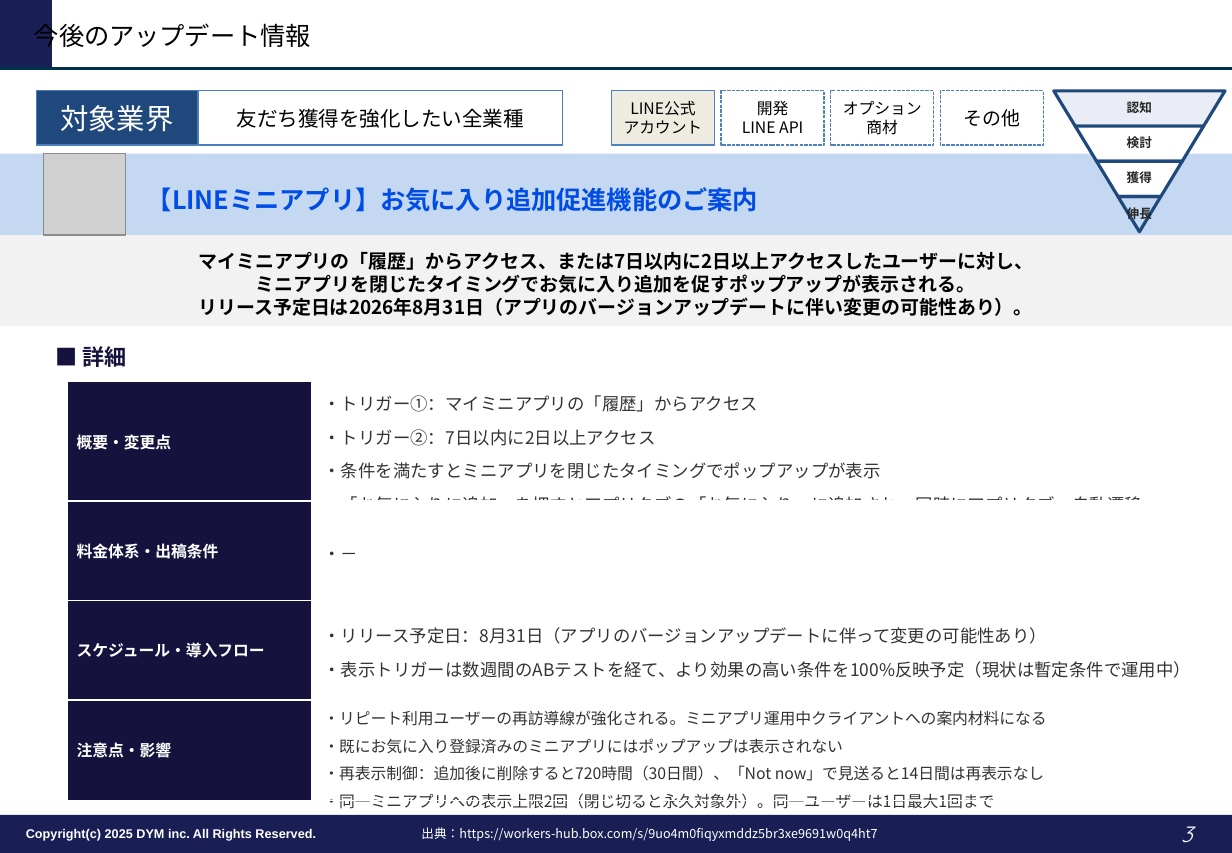
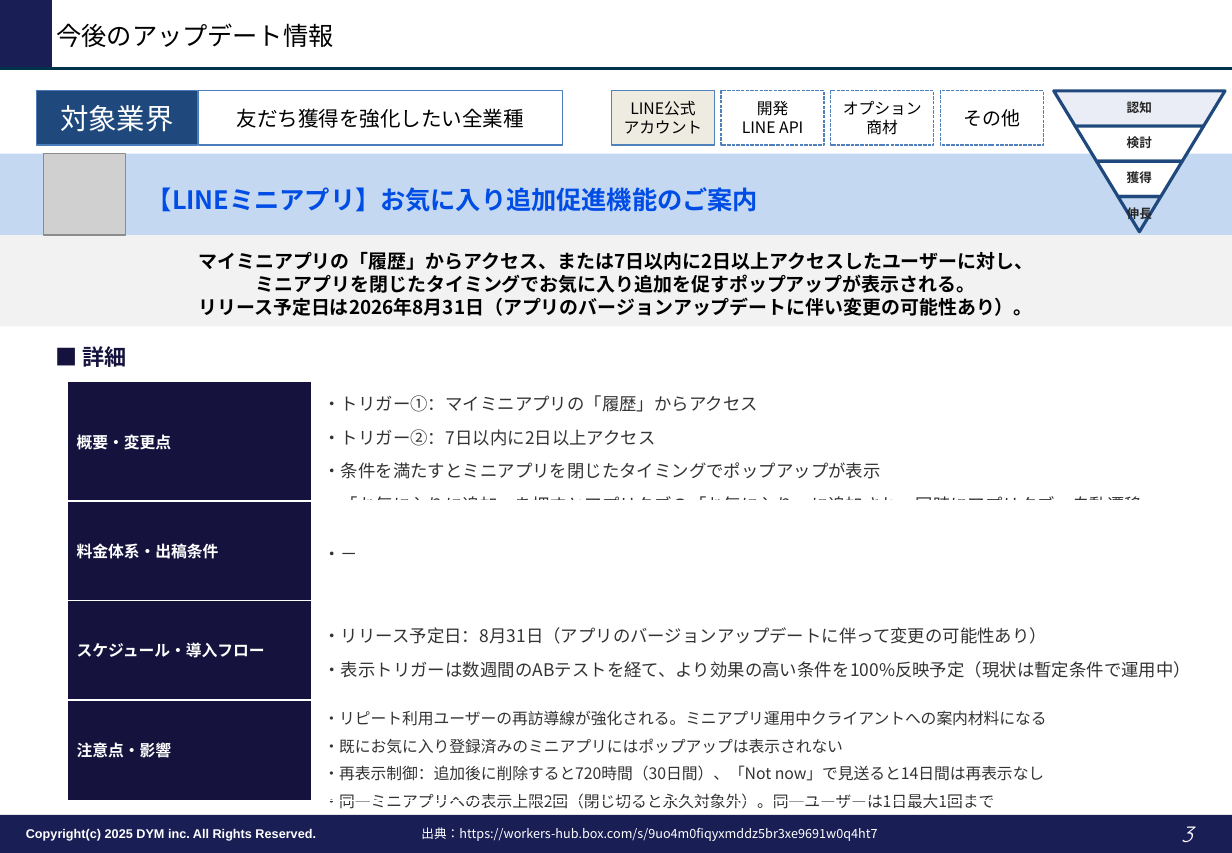
Before and after one commit to tonomura-r-dev/folder, a slide deck: slide 3 of LINEOA媒体最新情報_2026年9月トレンドレポート.pptx. Drawn at 1232x853 pixels with LibreOffice and Linux fonts; fonts in the diff are those of the drawing; grey boxes stand for pictures; background and template pictures are left out. Boxes give left, top, right and bottom in pixels: in the first picture for what was removed or moved away, otherwise in the second. Text is boxed around its words. In the diff, an @@ line names an element or a change of style, - is before the commit and + after.

```diff
--- a/LINEOA媒体最新情報_2026年9月トレンドレポート.pptx
+++ b/LINEOA媒体最新情報_2026年9月トレンドレポート.pptx
@@ text "今後のアップデート情報" rewrapped from (34,19,311,52) to (57,23,334,47) @@
```
Also in this commit, not shown: 5 other slides changed, 1 other file.
